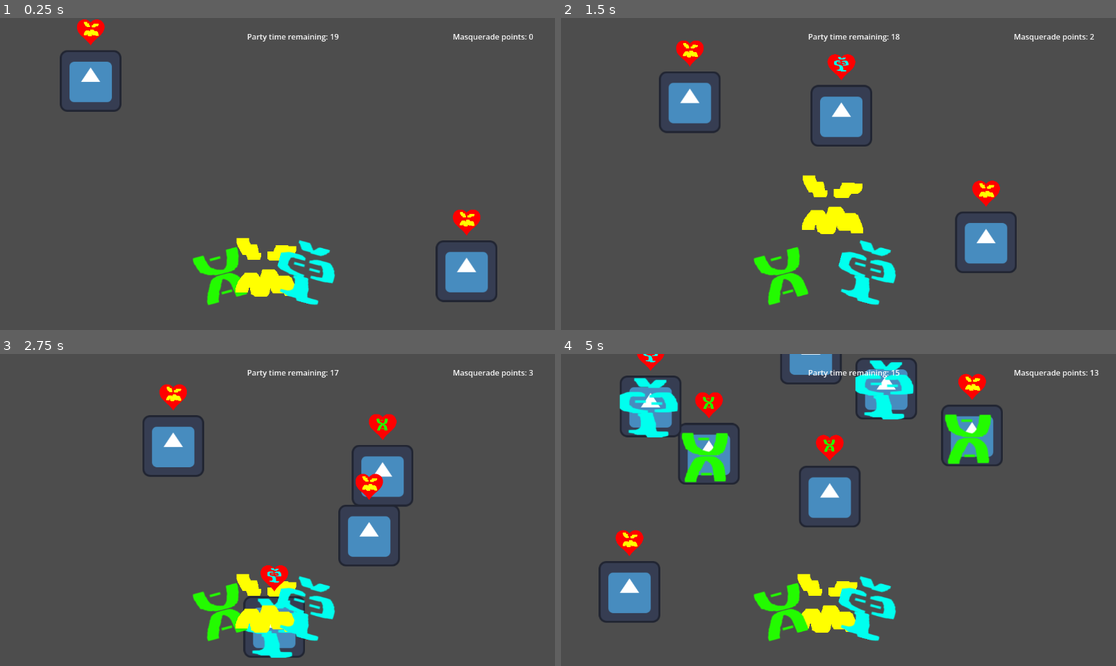
Above: before the commit, frames 1-4 (two rows, left to right).
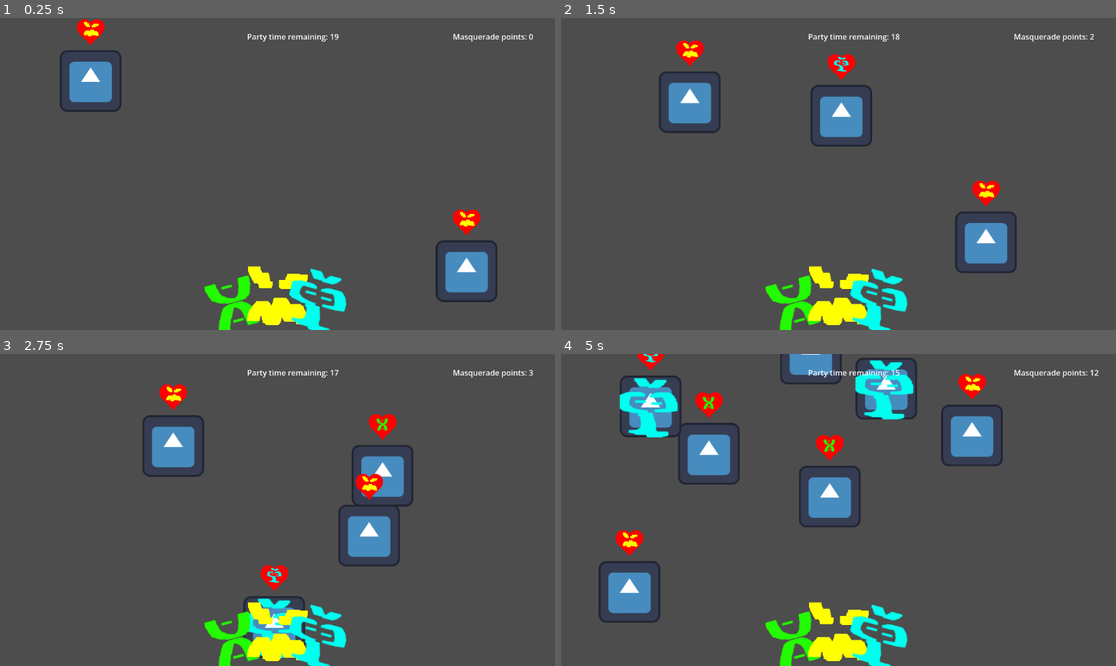
Above: after the commit, the same moments.

Repository: Devination/GGJ2025
Game: Godot game, scene res://scenes/main.tscn
Same seed, same stepped clock (60 frames per second), same inputs: the game is played once before the commit and once after it. The engine's default icon, where the game draws it, is replaced by a stand-in: a white triangle on a blue panel in a dark square.
Inputs (mouse positions are in pixels of both pictures, inside the frame that each line leads up to):
- Up to frame 1 (0.25 s): no input
- Up to frame 2 (1.5 s): drag from (783, 270) to (716, 111) at 0.52 s; drag from (827, 267) to (844, 80) at 1.27 s
- Up to frame 3 (2.75 s): move the mouse to (305, 606) at 2.02 s; click (305, 606) at 2.17 s
- Up to frame 4 (5 s): drag from (783, 606) to (938, 472) at 2.77 s; drag from (866, 606) to (832, 550) at 3.52 s; drag from (783, 606) to (660, 488) at 4.27 s

The runs differ from the first frame. In frame 1, 3.9% of the frame differs, in the area x 34-63%, y 70-100%; in frame 2, 4.6%; in frame 3, 3.9%; in frame 4, 5.5%, in the area x 21-97%, y 5-100%.

Commit message:
dynamically place hand at bottom of screen

Diff:
--- a/godot/ggj-2026/scenes/hand.tscn
+++ b/godot/ggj-2026/scenes/hand.tscn
@@ -6,12 +6,12 @@
 script = ExtResource("1_m1v21")
 
 [node name="MaskPoint1" type="Node2D" parent="." unique_id=968335679]
-position = Vector2(-87, -42)
+position = Vector2(-87, -62)
 rotation = -0.2617994
 
 [node name="MaskPoint2" type="Node2D" parent="." unique_id=687167607]
-position = Vector2(0, -50)
+position = Vector2(0, -70)
 
 [node name="MaskPoint3" type="Node2D" parent="." unique_id=1089815247]
-position = Vector2(87, -42)
+position = Vector2(87, -62)
 rotation = 0.2617994
--- a/godot/ggj-2026/scenes/main.tscn
+++ b/godot/ggj-2026/scenes/main.tscn
@@ -24,7 +24,7 @@
 [node name="Hand" parent="." unique_id=1397203445 instance=ExtResource("1_0wfyh")]
 unique_name_in_owner = true
 z_index = 1
-position = Vector2(552, 569)
+position = Vector2(645, 214)
 
 [node name="Walls" type="StaticBody2D" parent="." unique_id=117885560]
 disable_mode = 1
--- a/godot/ggj-2026/scripts/hand.gd
+++ b/godot/ggj-2026/scripts/hand.gd
@@ -12,6 +12,7 @@
 var spawner: GuestSpawner
 
 func _ready() -> void:
+	move_to_bottom_of_screen()
 	spawner = $"../GuestSpawner" as GuestSpawner
 	mask_points = [$MaskPoint1, $MaskPoint2, $MaskPoint3]
 	# spawn masks in hand
@@ -19,6 +20,9 @@
 	spawn_mask(1)
 	spawn_mask(2)
 
+func move_to_bottom_of_screen():
+	var screen: Vector2 = get_viewport_rect().size
+	global_position = Vector2(screen.x / 2, screen.y)
 
 func _process(_delta: float) -> void:
 	if dragging_mask:
